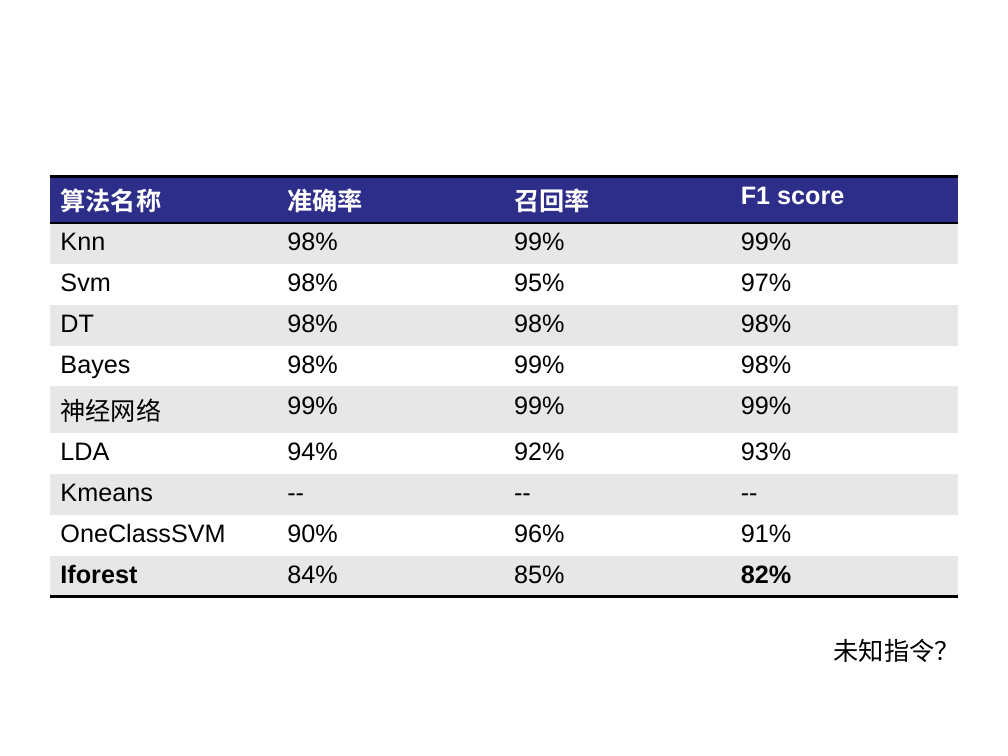
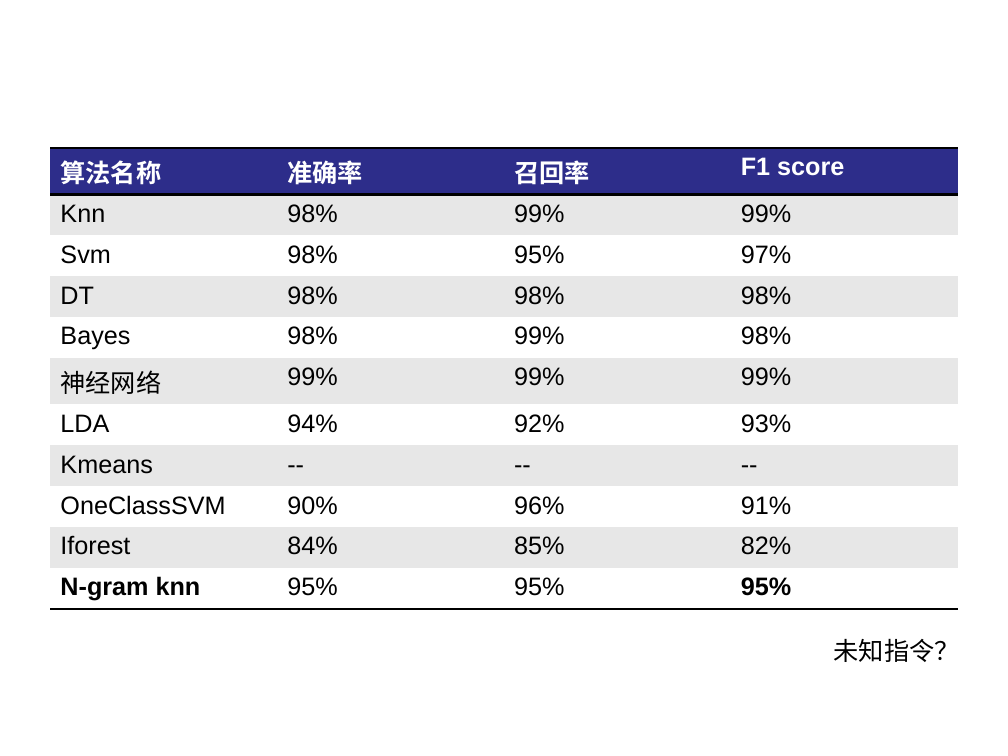
Before and after one commit to xiaozhi5448/malicious-cmd-detection, a slide deck: slide 6 of report/web进程链.pptx. Drawn at 1008x756 pixels with LibreOffice and Linux fonts; fonts in the diff are those of the drawing; background and template pictures are left out. Boxes give left, top, right and bottom in pixels: in the first picture for what was removed or moved away, otherwise in the second. Text is boxed around its words. In the diff, an @@ line names an element or a change of style, - is before the commit and + after.

```diff
--- a/report/web进程链.pptx
+++ b/report/web进程链.pptx
@@ table at (50, 148, 958, 605) @@
+row 11: N-gram knn | 95% | 95% | 95%
@@ table: place and size @@
-table at (50, 176, 958, 588)
+table at (50, 148, 958, 605)
```
Also in this commit, not shown: 1 other slide changed, 1 slide added, 4 other files.
